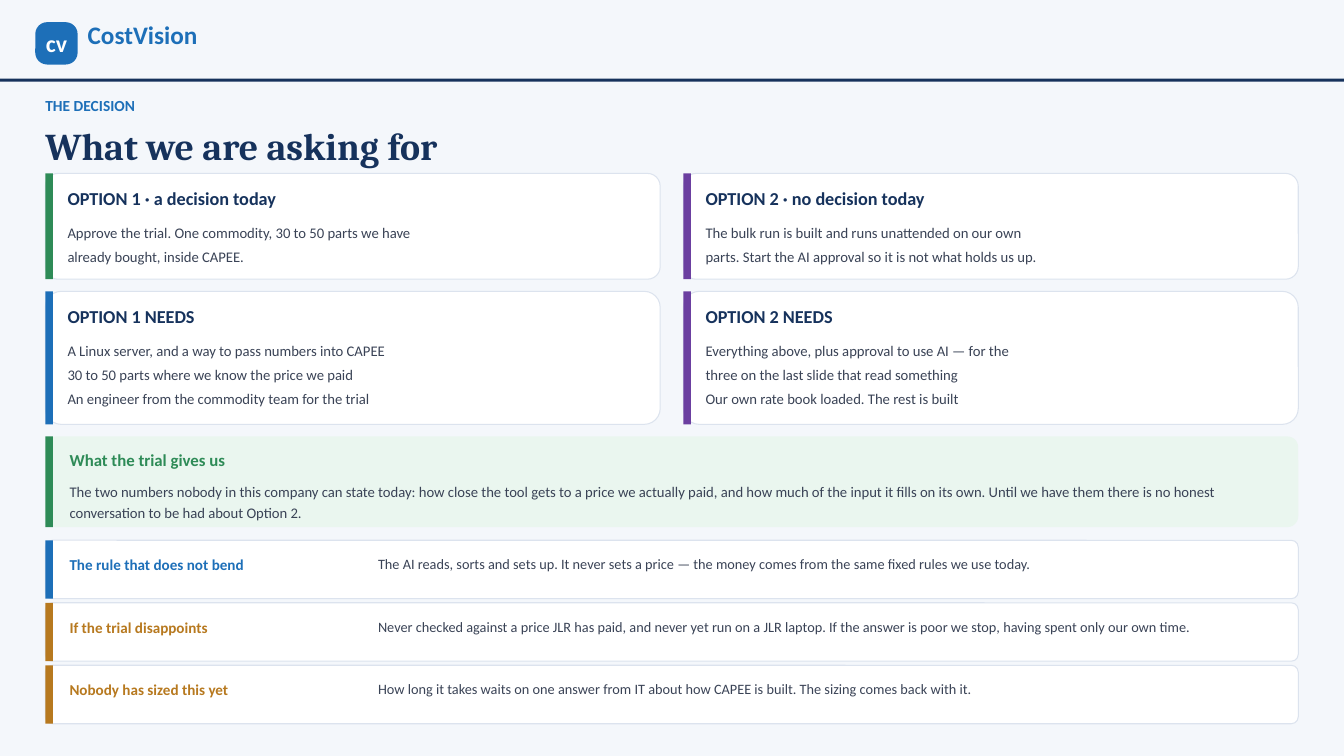
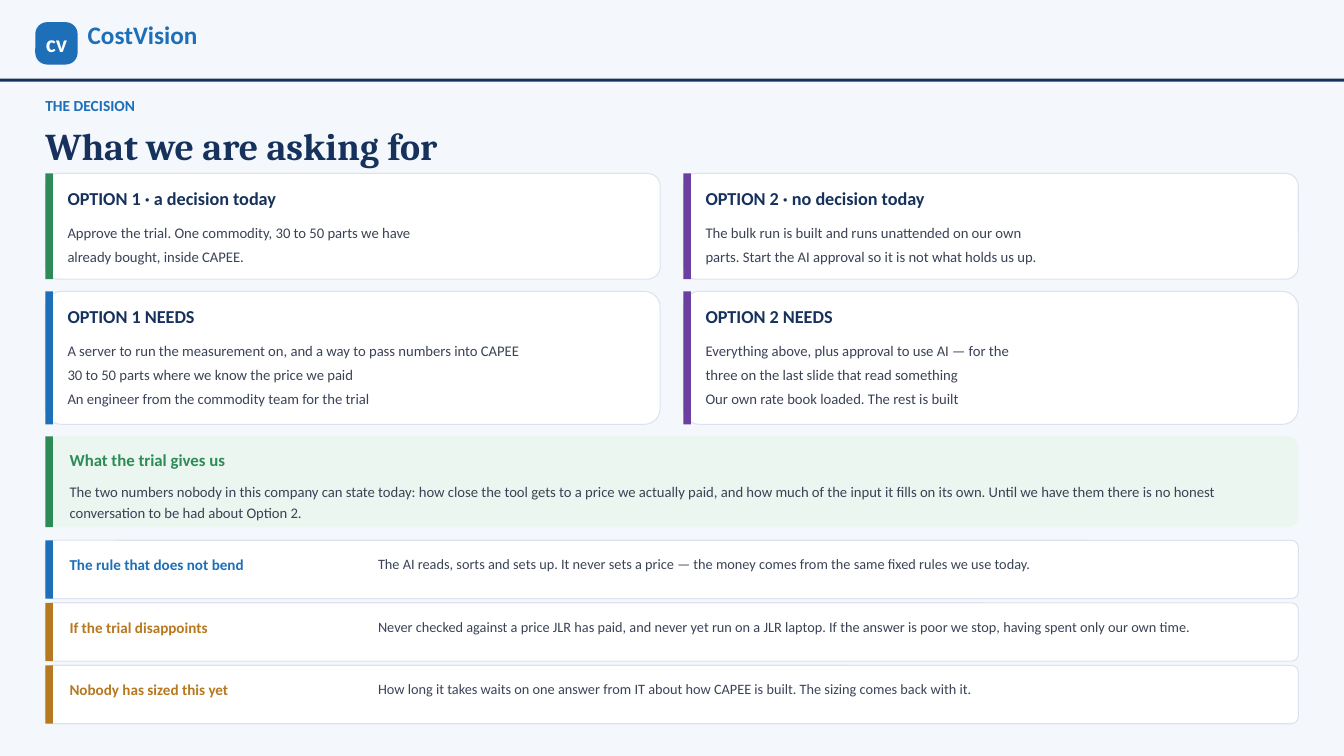
Before and after one commit to bhosaleavinash546/leamington-marathi, a slide deck: slide 5 of CostVision-CAPEE-Business-Case.pptx. Drawn at 1344x756 pixels with LibreOffice and Linux fonts; fonts in the diff are those of the drawing. Boxes give left, top, right and bottom in pixels: in the first picture for what was removed or moved away, otherwise in the second. Text is boxed around its words. In the diff, an @@ line names an element or a change of style, - is before the commit and + after.

```diff
--- a/CostVision-CAPEE-Business-Case.pptx
+++ b/CostVision-CAPEE-Business-Case.pptx
@@ text at [68, 345, 519, 359]: text changed @@
-A Linux server, and a way to pass numbers into CAPEE
+A server to run the measurement on, and a way to pass numbers into CAPEE
```
Also in this commit, not shown: 1 other file.
